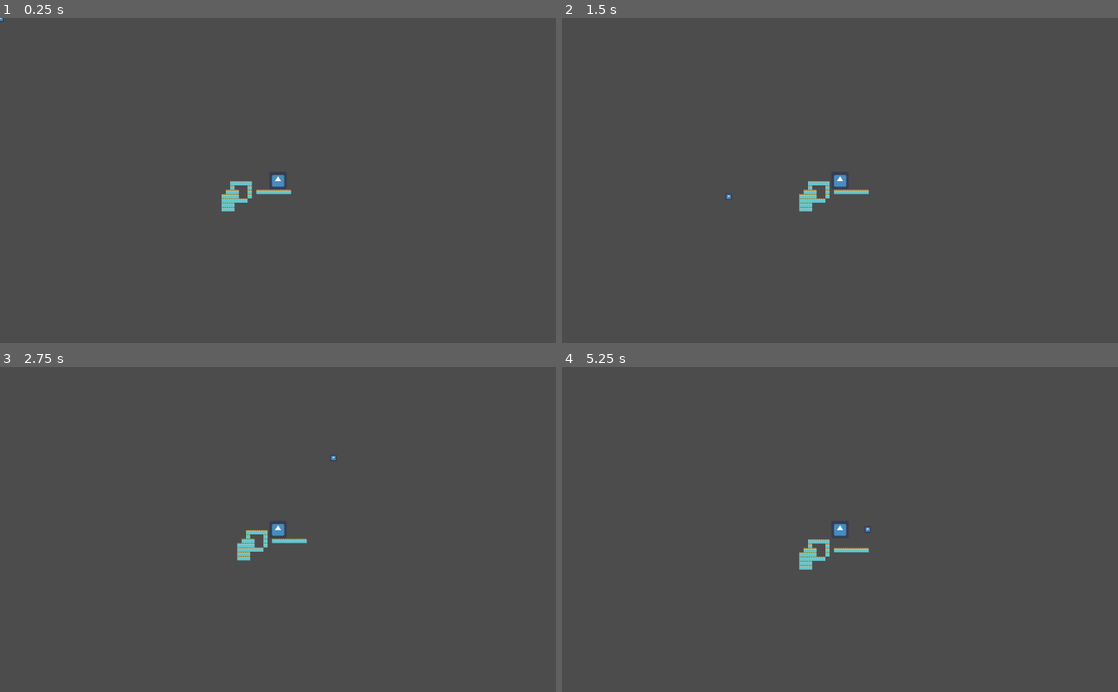
Above: before the commit, frames 1-4 (two rows, left to right).
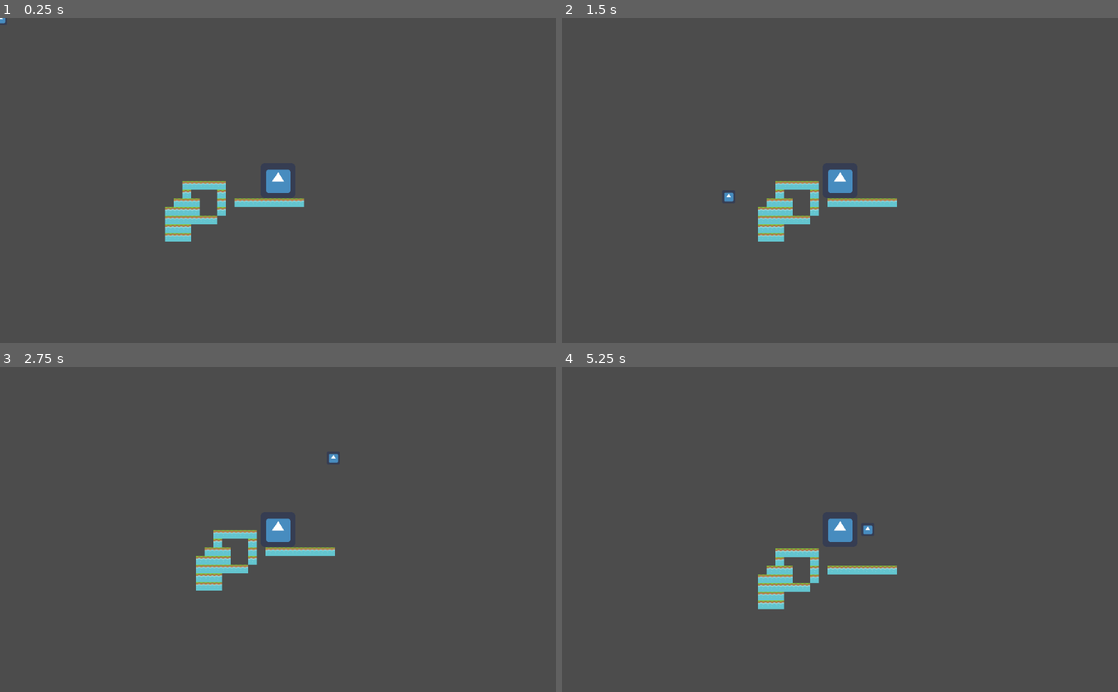
Above: after the commit, the same moments.

Repository: CtrlAltLeo/ProjectNinja
Game: Godot game, scene res://scenes/testing.tscn
Same seed, same stepped clock (60 frames per second), same inputs: the game is played once before the commit and once after it. The engine's default icon, where the game draws it, is replaced by a stand-in: a white triangle on a blue panel in a dark square.
Inputs (mouse positions are in pixels of both pictures, inside the frame that each line leads up to):
- Up to frame 1 (0.25 s): no input
- Up to frame 2 (1.5 s): tap Enter at 0.5 s; move the mouse to (962, 164) at 0.52 s; hold A (A) 0.53-1.28 s; move the mouse to (728, 196) at 1.27 s; tap D (D) at 1.35 s
- Up to frame 3 (2.75 s): tap Space (space) at 2 s; move the mouse to (333, 458) at 2.02 s; click (333, 458) at 2.1 s
- Up to frame 4 (5.25 s): move the mouse to (812, 594) at 2.77 s; tap Space (space) at 2.85, 5 s; move the mouse to (1006, 578) at 3.52 s; hold A (A) 3.53-4.28 s; tap Enter at 4.25 s; move the mouse to (673, 480) at 4.27 s; tap D (D) at 4.35 s; move the mouse to (867, 529) at 5.02 s; click (867, 529) at 5.1 s

The runs differ from the first frame. In frame 1, 2.0% of the frame differs, in the area x 0-55%, y 0-69%; in frame 2, 2.0%; in frame 3, 2.0%; in frame 4, 2.1%, in the area x 35-61%, y 46-75%.

Commit message:
zoom chanegs

Diff:
--- a/ProjectNinja/code/cursor.gd
+++ b/ProjectNinja/code/cursor.gd
@@ -6,7 +6,7 @@
 
 func _process(delta):
 
-	self.position = get_viewport().get_mouse_position() * 2  + get_parent().camera.offset
+	self.position = get_viewport().get_mouse_position()  + get_parent().camera.offset
 
 	if Input.is_action_just_pressed("leftMouse"):
 		startLine()
--- a/ProjectNinja/scenes/player.tscn
+++ b/ProjectNinja/scenes/player.tscn
@@ -22,7 +22,6 @@
 [node name="cursor" parent="." instance=ExtResource( 4 )]
 
 [node name="playerCam" type="Camera2D" parent="."]
-offset = Vector2( -1024, -600 )
+offset = Vector2( -512, -300 )
 anchor_mode = 0
 current = true
-zoom = Vector2( 2, 2 )
